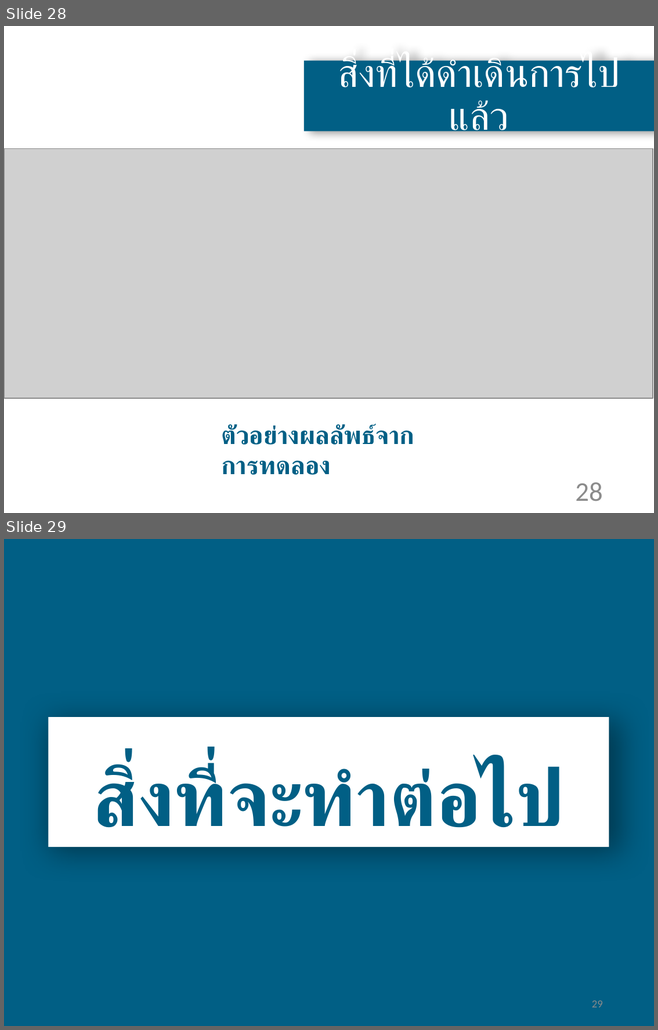
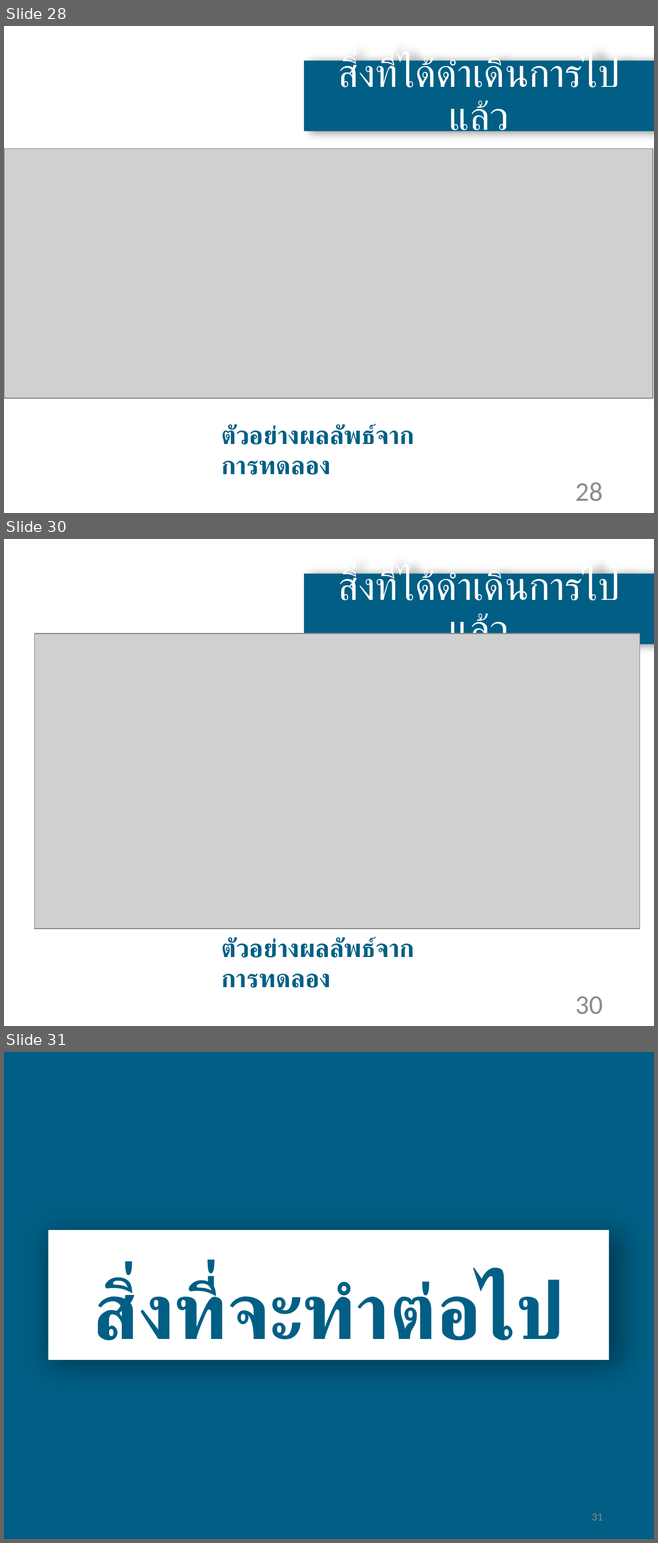
Before and after one commit to chakkapoom7/pj, a slide deck: doc/PJ2_Presentation_mid.pptx. Shown one above the other, each under a label of ours: slides 28 and 29 before the commit, slides 28, 30 and 31 after it; the slides between them are not shown. The pictures are 658x1030 and 658x1543 pixels, drawn with LibreOffice and Linux fonts; fonts in the diff are those of the drawing; grey boxes stand for pictures. Boxes give left, top, right and bottom in pixels: in the first picture for what was removed or moved away, otherwise in the second. Text is boxed around its words. In the diff, an @@ line names an element or a change of style, - is before the commit and + after.

```diff
--- a/doc/PJ2_Presentation_mid.pptx
+++ b/doc/PJ2_Presentation_mid.pptx
@@ slide 30 added at (4,539,654,1026), background #FFFFFF @@
@@ title added at (304,573,654,644), fill #015F85, 44 pt, text #FFFFFF @@
+สิ่งที่ได้ดำเดินการไปแล้ว
@@ picture added at (35,634,639,929) @@
@@ text added at (221,937,415,958), 28 pt, text #015F85, bold @@
+ตัวอย่างผลลัพธ์จากการทดลอง
@@ page number added at (575,997,602,1014), 30 pt, text #8C8C8C @@
+30
@@ what was slide 29 is now slide 31 @@
@@ page number at (592,1514,603,1521): text changed @@
-29
+31
```
Also in this commit, not shown: 3 slides changed, 1 other slide added.
